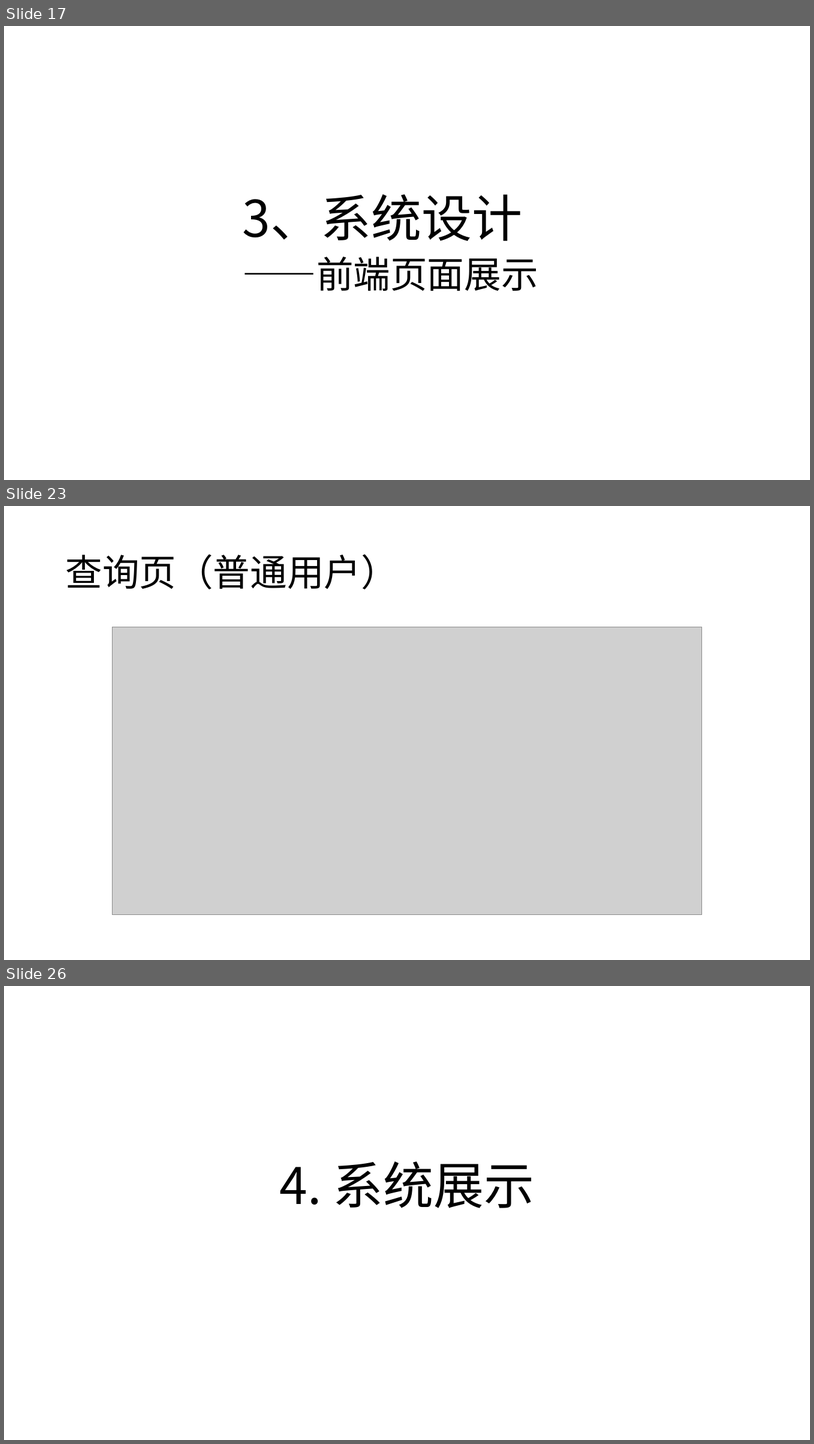
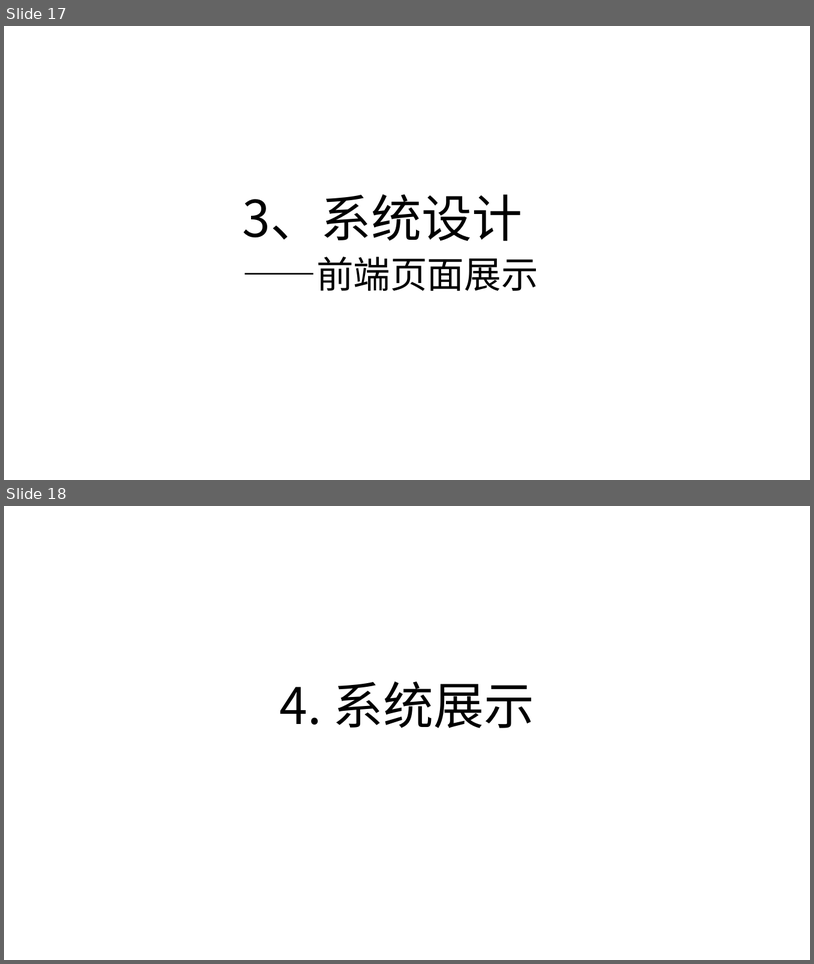
Before and after one commit to GuanyuCui/2020-DBLAB, a slide deck: 展示报告.pptx. Shown one above the other, each under a label of ours: slides 17, 23 and 26 before the commit, slides 17 and 18 after it; the slides between them are not shown. The pictures are 814x1444 and 814x964 pixels, drawn with LibreOffice and Linux fonts; fonts in the diff are those of the drawing; grey boxes stand for pictures. Boxes give left, top, right and bottom in pixels: in the first picture for what was removed or moved away, otherwise in the second. Text is boxed around its words. In the diff, an @@ line names an element or a change of style, - is before the commit and + after.

```diff
--- a/展示报告.pptx
+++ b/展示报告.pptx
@@ slide 23 removed at (x1=4, y1=506, x2=810, y2=960), background #FFFFFF @@
@@ title removed at (x1=65, y1=554, x2=398, y2=589) @@
-查询页（普通用户）
@@ picture removed at (x1=112, y1=627, x2=702, y2=915) @@
@@ what was slide 26 is now slide 18 @@
```
Also in this commit, not shown: 7 other slides removed, 4 other files.
